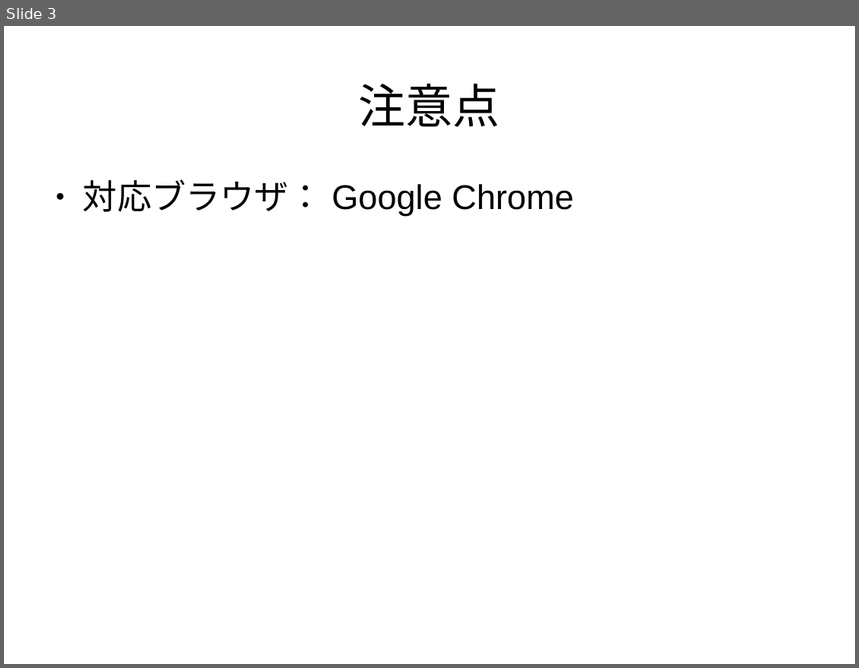
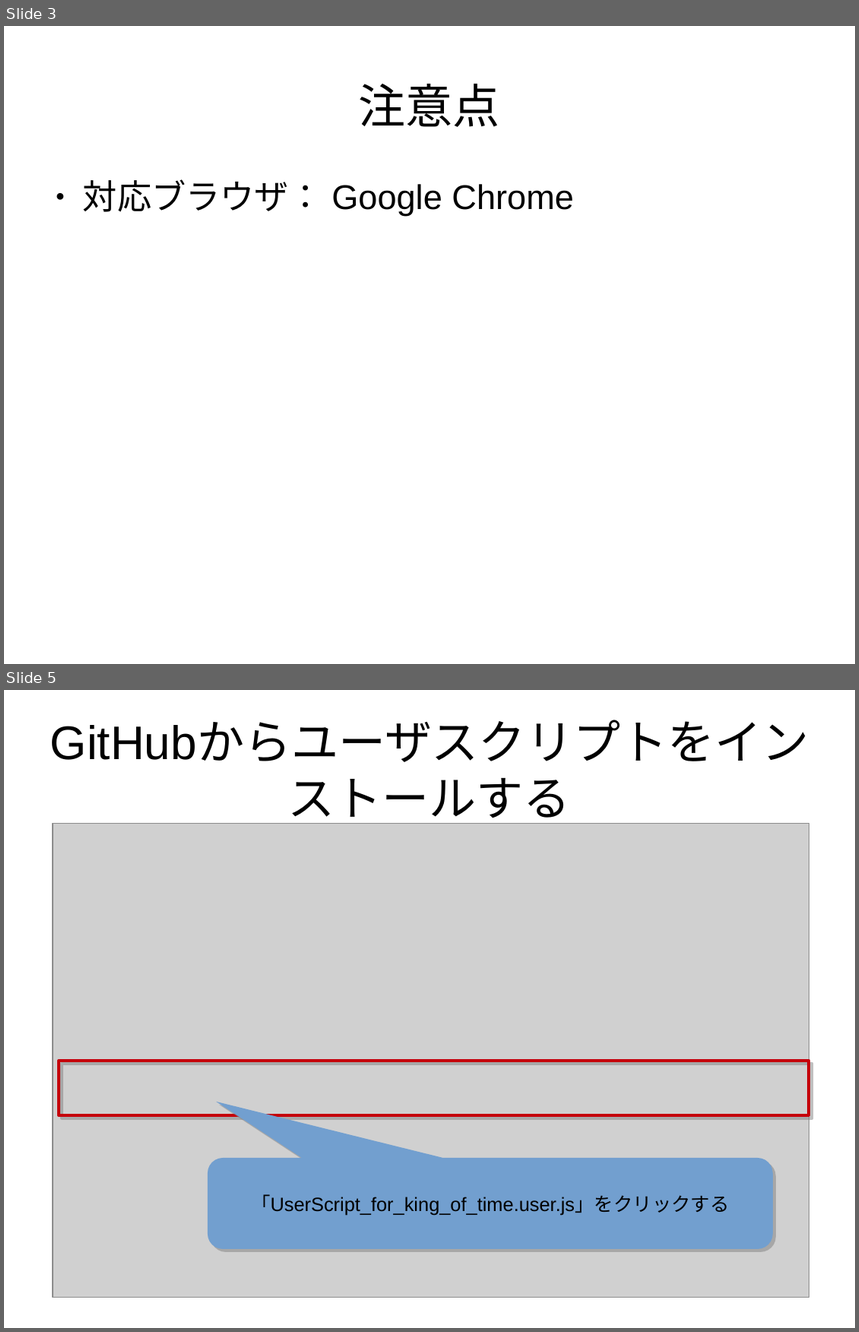
Before and after one commit to vicboss1002/kot_ui, a slide deck: Tampermonkeyユーザスクリプト_デプロイ手順書.odp. Shown one above the other, each under a label of ours: slide 3 before the commit, slides 3 and 5 after it; the slides between them are not shown. The pictures are 859x668 and 859x1332 pixels, drawn with LibreOffice and Linux fonts; fonts in the diff are those of the drawing; grey boxes stand for pictures. Boxes give left, top, right and bottom in pixels: in the first picture for what was removed or moved away, otherwise in the second. Text is boxed around its words. In the diff, an @@ line names an element or a change of style, - is before the commit and + after.

Commit message:
デザイン及び手順書を修正、ダイアログをデフォルト非表示から表示に変更

```diff
--- a/Tampermonkeyユーザスクリプト_デプロイ手順書.odp
+++ b/Tampermonkeyユーザスクリプト_デプロイ手順書.odp
@@ slide 5 added at (4, 690, 855, 1328), background #FFFFFF @@
@@ title added at (47, 700, 813, 837), 44 pt, text #000000 @@
+GitHubからユーザスクリプトをインストールする
@@ picture added at (53, 824, 810, 1298) @@
@@ rectangle added at (59, 1061, 810, 1116), outline #C5000B 2.83 pt @@
@@ rounded speech box added at (208, 1158, 773, 1249), fill #729FCF, 18 pt, text #000000 @@
+「UserScript_for_king_of_time.user.js」をクリックする
```
Also in this commit, not shown: 3 slides changed, 1 other slide added, 2 slides removed, 2 other files.
